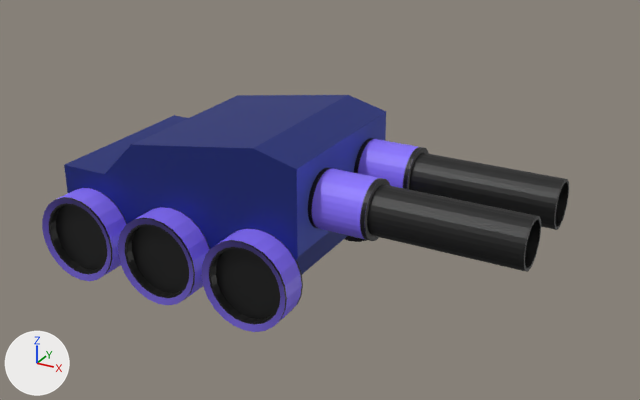
Before and after pictures for a commit that changed the FBX model Assets/Models/Enemies/mini_tank.fbx.
Camera for both pictures: a camera (50 mm lens) standing at (4.96, -7.71, 3.6) and looking at (0.69, 0.06, -0.28). Arrows for +X, +Y and +Z are at lower left; the lights stay in place. Where no turn or scale is listed for an object, it has been applied to the vertices. Vertices at the same position are counted once.

Names of what the first picture shows: 'Barrel', 'Barrel2', 'Cube', 'Tracks'.
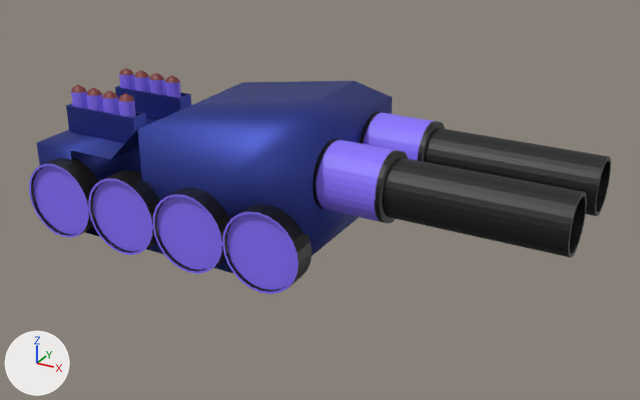
Diff of the bpy script that builds the scene:
```diff
--- a/Assets/Models/Enemies/mini_tank.fbx.py
+++ b/Assets/Models/Enemies/mini_tank.fbx.py
@@ me_cylinder_003 @@
 # used by ob_tracks; location = (0.574, 0.002, -0.715); rotation_euler = (-1.571, -3.142, 0.0), in degrees (-90, -180, 0); scale = (0.636, 0.424, 0.145)
-me_cylinder_003.from_pydata(...)  # 864 vertices, 732 faces; spans x -0.8..4.2, y -1.2..1.2, z -9.2..9.2
+me_cylinder_003.from_pydata(...)  # 768 vertices, 592 faces; spans x -111.6..133.8, y -109.3..246.9, z -86.3..2.7
+# me_cylinder_003 part 5: 864 vertices removed from x -0.8..4.2, y -1.2..1.2, z -9.2..9.2
+# me_cylinder_003 part 6: 384 vertices added at x -111.6..-84.9, y -109.3..246.9, z -86.3..2.7
 me_cylinder_003.materials.append(mat_material_002)
@@ me_cube @@
 # used by ob_cube; location = (-0.379, -0.006, -0.279)
-me_cube.from_pydata(...)  # 22 vertices, 13 faces; spans x -1.6..1.4, y -1.0..1.0, z -0.73..0.92
+me_cube.from_pydata(...)  # 26 vertices, 17 faces; spans x -90.97..109.03, y -104.28..246.9, z -86.32..78.08
+# me_cube part 3: the whole mesh is rebuilt
+# me_cube part 4: the surface is now shaded smooth
 me_cube.materials.append(mat_material)
@@ me_cylinder_001 @@
 # used by ob_barrel; location = (1.334, -0.492, 0.0226); rotation_euler = (0.0, 1.571, 0.0), in degrees (0, 90, 0); scale = (0.312, 0.312, 0.312)
-me_cylinder_001.from_pydata(...)  # 192 vertices, 162 faces; spans x -1.0..1.0, y -1.0..1.0, z -1.0..5.92
+me_cylinder_001.from_pydata(...)  # 384 vertices, 324 faces; spans x -74.28..97.58, y -353.04..-104.34, z -11.24..60.62
+# me_cylinder_001 part 1: 384 vertices added at x -74.28..97.58, y -353.04..-104.34, z -11.24..60.62
+# me_cylinder_001 part 2: 192 vertices removed from x -1.0..1.0, y -1.0..1.0, z -1.0..5.92
 me_cylinder_001.materials.append(mat_material_002)
@@ me_cube_003 @@
+me_cube_003.from_pydata(...)  # 80 vertices, 76 faces; spans x -2.409..-1.409, y -0.448..0.622, z 0.144..0.459
+me_cube_003.materials.append(mat_material)  # blue #323f94
@@ me_cone_002 @@
+me_cone_002.from_pydata(...)  # 1288 vertices, 1288 faces; spans x -2.394..-1.491, y -0.409..0.589, z 0.211..0.692
+me_cone_002.materials.append(mat_material_002)  # picture img_cylinder_001_base_color_png
@@ ob_barrel2 @@
-ob_barrel2 = bpy.data.objects.new('Barrel2', me_cylinder_002)
-ob_barrel2.location = (1.334, 0.508, 0.023)
@@ ob_tracks @@
 ob_tracks = bpy.data.objects.new('Tracks', me_cylinder_003)
-ob_tracks.location = (0.574, 0.002, -0.715)
-ob_tracks.rotation_euler = (-1.571, -3.142, 0.0)  # degrees (-90, -180, 0)
-ob_tracks.scale = (0.636, 0.424, 0.145)
+ob_tracks.location = (0.0, 0.0, 0.0)
+ob_tracks.rotation_euler = (0.0, 0.0, 1.571)  # degrees (0, 0, 90)
+ob_tracks.scale = (0.01, 0.01, 0.01)
@@ ob_cube @@
 ob_cube = bpy.data.objects.new('Cube', me_cube)
-ob_cube.location = (-0.379, -0.006, -0.279)
+ob_cube.location = (0.0, 0.0, 0.0)
+ob_cube.rotation_euler = (0.0, 0.0, 1.571)  # degrees (0, 0, 90)
+ob_cube.scale = (0.01, 0.01, 0.01)
@@ ob_barrel @@
 ob_barrel = bpy.data.objects.new('Barrel', me_cylinder_001)
-ob_barrel.location = (1.334, -0.492, 0.0226)
-ob_barrel.rotation_euler = (0.0, 1.571, 0.0)  # degrees (0, 90, 0)
-ob_barrel.scale = (0.312, 0.312, 0.312)
+ob_barrel.parent = ob_cube
+ob_barrel.location = (0.0, 0.0, 0.0)
@@ ob_rocket_launcher @@
+ob_rocket_launcher = bpy.data.objects.new('Rocket_Launcher', me_cube_003)
+ob_rocket_launcher.location = (0.0, 0.0, 0.0)
@@ ob_rocket @@
+ob_rocket = bpy.data.objects.new('Rocket', me_cone_002)
+ob_rocket.location = (0.0, 0.0, 0.0)
```

Changed parts and their boxes (x1, y1, x2, y2) in the pictures (640 x 400 px; the box of a moved part takes in the faces that stretch with it):
'Cube', reshaped, moved, turned, rescaled: before (64, 95, 386, 274); after (37, 81, 392, 273)
'Barrel', reshaped, moved, turned, rescaled: before (308, 168, 541, 272); after (313, 112, 611, 258)
'Tracks', reshaped, moved, turned, rescaled: before (42, 188, 367, 332); after (29, 157, 312, 294)
'Barrel2', deleted (black): before (354, 138, 569, 230)
'Rocket_Launcher', added (blue): after (66, 86, 191, 143)
'Rocket', added (blue): after (71, 68, 181, 118)
part 1 of me_cylinder_001, added (black): after (313, 112, 611, 258)
part 2 of me_cylinder_001, deleted (black): before (308, 168, 541, 272)
part 3 of me_cube, moved or reshaped: before (64, 95, 386, 274); after (37, 81, 392, 273)
part 5 of me_cylinder_003, deleted: before (42, 188, 367, 332)
part 6 of me_cylinder_003, added (blue): after (29, 157, 312, 294)
